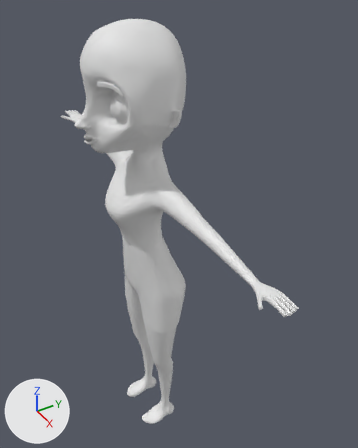
The Blender file carla.blend, before and after one commit.
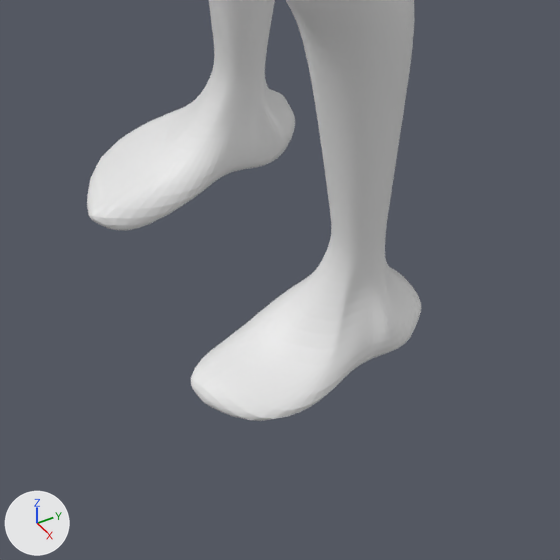
Each version appears first whole from a camera (50 mm lens) standing at (1.553, -3.165, 2.083) and looking at (-0.941, -1.679, 0.089), and next in a close-up on the part from 32% to 54% of the width and 81% to 99% of the height. Every picture has the same lights, and +X, +Y and +Z are marked at lower left.

The first close-up shows 'Body'.
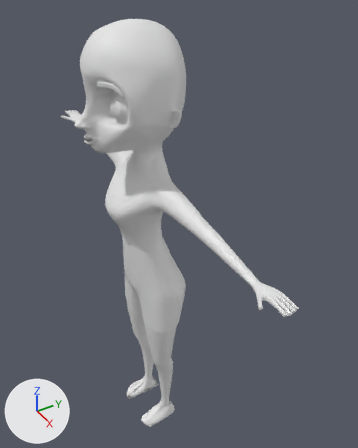
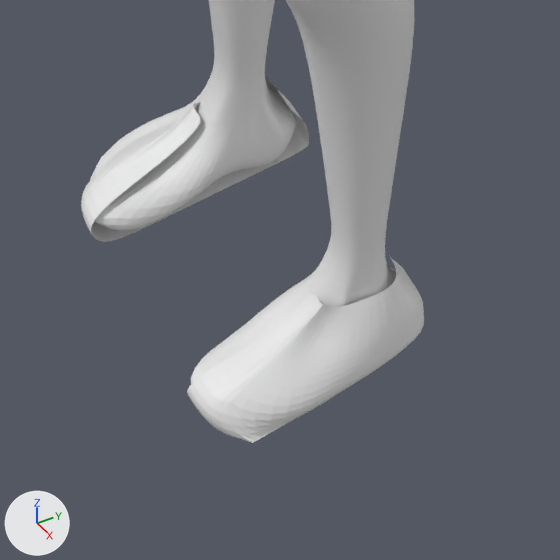
Boxes (x1, y1, x2, y2) around the edits, measured in the close-ups (560 x 560 px):
'Shoes', added: after (81, 75, 424, 443)

The change, as a diff of the scene's bpy script:
```diff
--- a/carla.blend.py
+++ b/carla.blend.py
@@ me_plane_003 @@
+me_plane_003.from_pydata(...)  # 64 vertices, 51 faces; spans x 18.9..35.2, y -248.1..-227.8, z 268.2..314.7
@@ ob_shoes @@
+ob_shoes = bpy.data.objects.new('Shoes', me_plane_003)
+ob_shoes.location = (-0.947, 0.005, -0.063)
+ob_shoes.rotation_euler = (1.571, 0.0, 0.0)  # degrees (90, 0, 0)
+ob_shoes.scale = (0.0068, 0.0068, 0.0068)
+_m = ob_shoes.modifiers.new('Mirror', 'MIRROR')
+_m.use_clip = True
+_m = ob_shoes.modifiers.new('Subdivision', 'SUBSURF')
+_m.levels = 0
```
